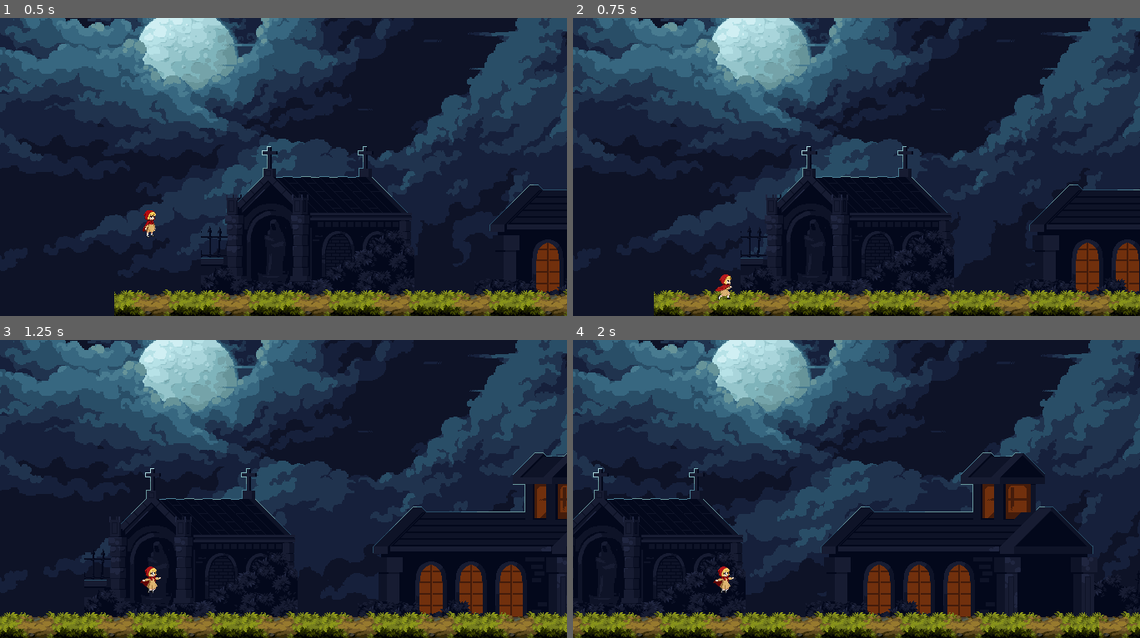
Above: before the commit, frames 1-4 (two rows, left to right).
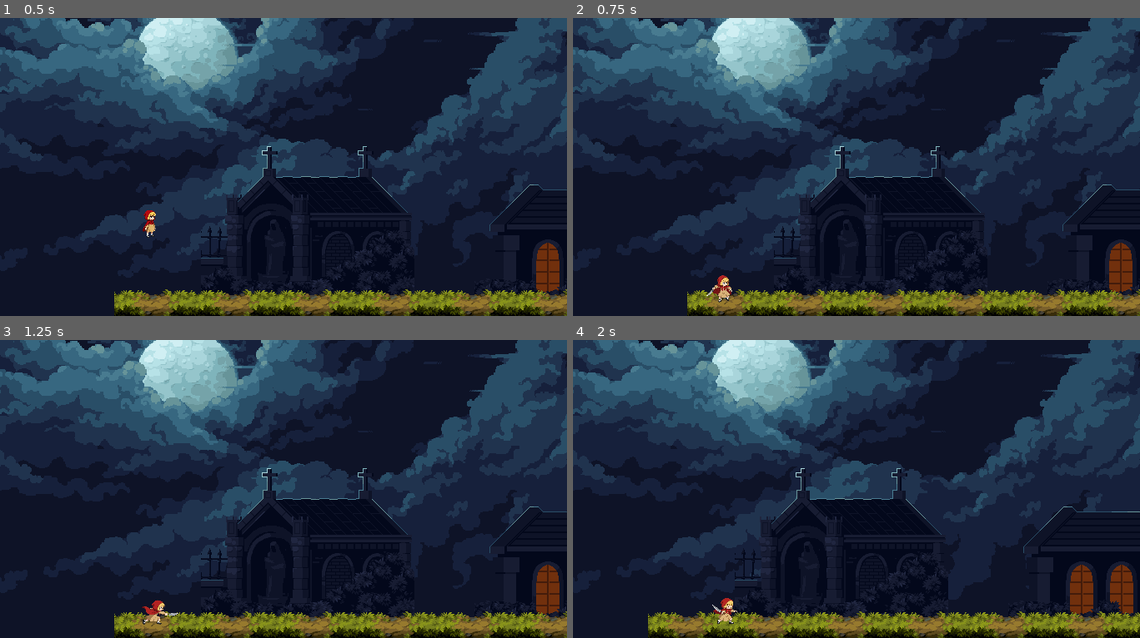
Above: after the commit, the same moments.

Repository: Jullyo1122/jogo-de-plataforma
Game: Godot game, scene res://cenas/CenaPrincipal.tscn
The game is run twice, just before and just after one commit, with the same random seed, the same clock (stepped at 60 frames per second) and the same inputs.
Inputs:
- Up to frame 1 (0.5 s): no input
- Up to frame 2 (0.75 s): tap Enter (attack, bound only after the commit) at 0.5, 0.6 s; hold D (right) from 0.53 s (still down)
- Up to frame 3 (1.25 s): keep holding D (right); tap W (jump) at 0.77, 0.8, 1.07 s
- Up to frame 4 (2 s): keep holding D (right); tap W (jump) at 1.35, 1.52, 1.82 s; tap Enter (attack, bound only after the commit) at 1.55 s

Frame 1 is identical in both runs. In frame 2, 11% of the frame differs, in the area x 14-100%, y 43-100%; in frame 3, 19%; in frame 4, 19%, in the area x 0-100%, y 37-100%.

Commit message:
adicionando animação de ataque

Diff:
--- a/cenas/CenaPrincipal.tscn
+++ b/cenas/CenaPrincipal.tscn
@@ -2649,4 +2649,4 @@
 script = ExtResource("7_xumti")
 
 [node name="enemy" parent="." unique_id=1257984357 instance=ExtResource("11_76hco")]
-position = Vector2(-387, 24)
+position = Vector2(994, -16)
--- a/entities/enemy.gd
+++ b/entities/enemy.gd
@@ -21,13 +21,19 @@
 
 		BatState.ATTACK:
 			attack()
+	update_sprite_direction()
+	move_and_slide()
 
-	move_and_slide()
+func update_sprite_direction():
+	if velocity.x > 0:
+		$AnimatedSprite2D.flip_h = false
+	elif velocity.x < 0:
+		$AnimatedSprite2D.flip_h = true
 
 func patrol(delta):
 	time += delta
 
-	velocity.x = speed
+	velocity.x = -speed
 	velocity.y = sin(time * frequency) * amplitude
 
 func _on_detection_area_body_entered(body):
--- a/entities/player_2.gd
+++ b/entities/player_2.gd
@@ -5,7 +5,8 @@
 	idle,
 	run,
 	jump,
-	demage
+	demage,
+	attack
 }
 @onready var anim: AnimatedSprite2D = $AnimacaoGirl
 
@@ -34,6 +35,8 @@
 			jump_state()
 		PlayerState.demage:
 			demage_state()
+		PlayerState.attack:
+			attack_state()
 
 	move_and_slide()
 
@@ -54,6 +57,11 @@
 	status = PlayerState.demage
 	anim.play("Demage")
 
+func go_to_attack_state():
+	status = PlayerState.attack
+	anim.play("Attack")
+	velocity.x = 0
+
 func idle_state():
 	move()
 	if velocity.x != 0:
@@ -62,6 +70,10 @@
 
 	if Input.is_action_just_pressed("jump"):
 		go_to_jump_state()
+		return
+
+	if Input.is_action_just_pressed("attack"):
+		go_to_attack_state()
 		return
 
 
@@ -74,6 +86,11 @@
 		go_to_jump_state()
 		return
 
+	if Input.is_action_just_pressed("attack"):
+		go_to_attack_state()
+		return
+
+
 
 func jump_state():
 	move()
@@ -84,8 +101,16 @@
 			go_to_run_state()
 		return
 
+	if Input.is_action_just_pressed("attack"):
+		go_to_attack_state()
+		return
+
 func demage_state():
 	pass
+
+func attack_state():
+	if !anim.is_playing():
+		go_to_idle_state()
 
 func move():
 	var direction := Input.get_axis("left", "right")
--- a/entities/player_2.tscn
+++ b/entities/player_2.tscn
@@ -198,7 +198,7 @@
 "duration": 1.0,
 "texture": SubResource("AtlasTexture_bobvm")
 }],
-"loop": true,
+"loop": false,
 "name": &"Attack",
 "speed": 10.0
 }, {
@@ -338,10 +338,8 @@
 position = Vector2(40.6875, 28)
 scale = Vector2(0.13437499, 0.14375004)
 sprite_frames = SubResource("SpriteFrames_dnlsw")
-animation = &"Demage"
+animation = &"Attack"
 autoplay = "Idle"
-frame = 4
-frame_progress = 0.71670514
 
 [node name="CollisionShape2D" type="CollisionShape2D" parent="." unique_id=1651766809]
 position = Vector2(41, 27)
--- a/project.godot
+++ b/project.godot
@@ -43,6 +43,11 @@
 , Object(InputEventKey,"resource_local_to_scene":false,"resource_name":"","device":-1,"window_id":0,"alt_pressed":false …(182 unchanged characters)…
 ]
 }
+attack={
+"deadzone": 0.2,
+"events": [Object(InputEventKey,"resource_local_to_scene":false,"resource_name":"","device":-1,"window_id":0,"alt_pressed":false,"shift_pressed":false,"ctrl_pressed":false,"meta_pressed":false,"pressed":false,"keycode":0,"physical_keycode":4194309,"key_label":0,"unicode":0,"location":0,"echo":false,"script":null)
+]
+}
 
 [physics]
 
